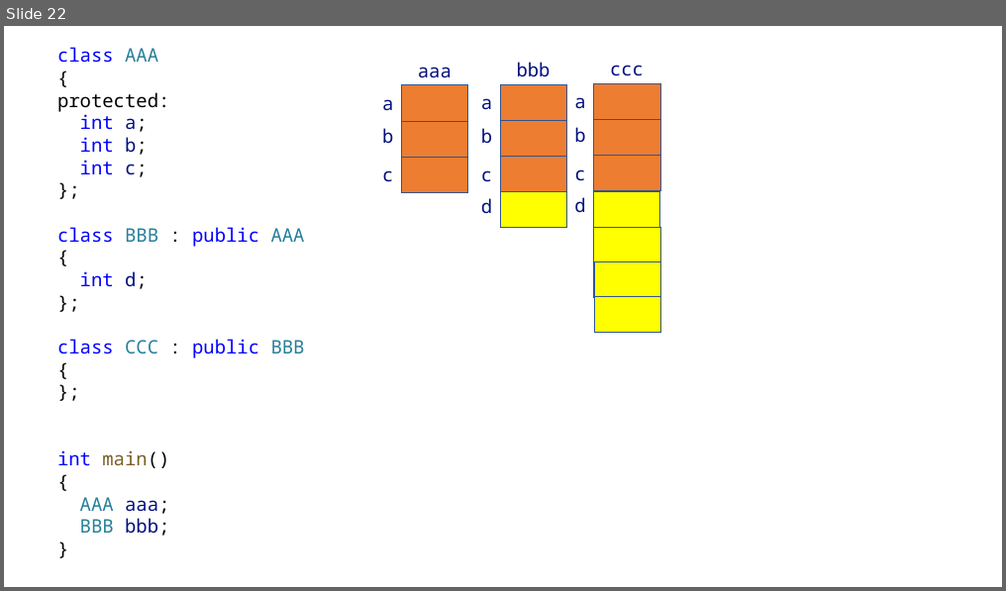
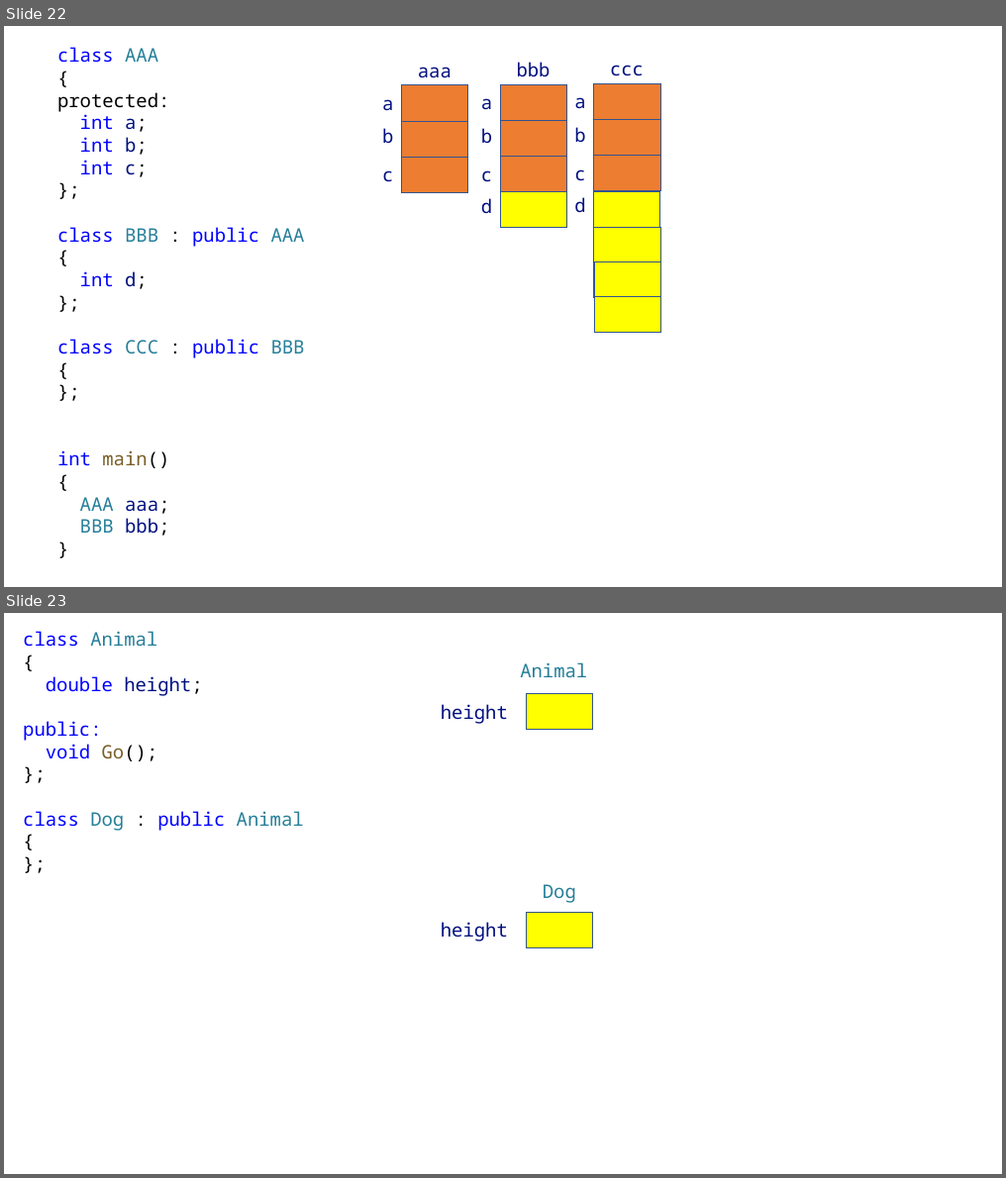
Before and after one commit to yoondev-classroom/hyundai_220510, a slide deck: cpp/220517.pptx. Shown one above the other, each under a label of ours: slide 22 before the commit, slides 22 and 23 after it. The pictures are 1006x591 and 1006x1178 pixels, drawn with LibreOffice and Linux fonts; fonts in the diff are those of the drawing. Boxes give left, top, right and bottom in pixels: in the first picture for what was removed or moved away, otherwise in the second. Text is boxed around its words. In the diff, an @@ line names an element or a change of style, - is before the commit and + after.

```diff
--- a/cpp/220517.pptx
+++ b/cpp/220517.pptx
@@ slide 23 added at [4, 613, 1002, 1174], background #FFFFFF @@
@@ text added at [23, 631, 304, 831], 18 pt, text #0000FF @@
+class Animal
+{
+double height;
+public:
+void Go();
+};
+class Dog : public Animal
+{
+};
@@ text added at [520, 663, 587, 677], 18 pt, text #267F99 @@
+Animal
@@ rectangle added at [527, 694, 593, 730], fill #FFFF00, outline #325491 1 pt @@
@@ text added at [441, 704, 508, 724], 18 pt, text #001080 @@
+height
@@ text added at [543, 884, 576, 903], 18 pt, text #267F99 @@
+Dog
@@ text added at [441, 922, 508, 942], 18 pt, text #001080 @@
+height
@@ rectangle added at [527, 912, 593, 949], fill #FFFF00, outline #325491 1 pt @@
```
Also in this commit, not shown: 6 other slides added, 5 other files.
